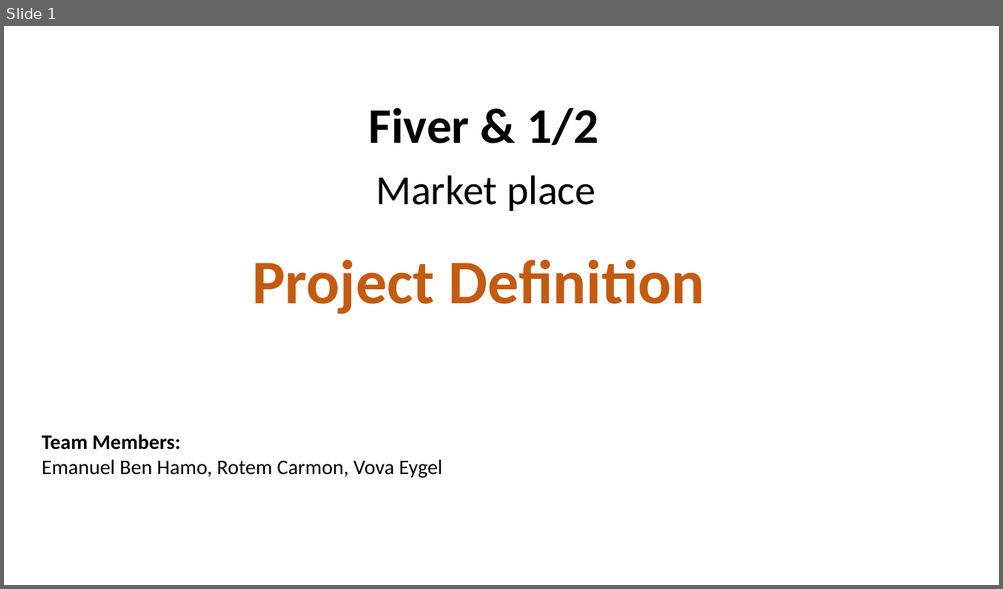
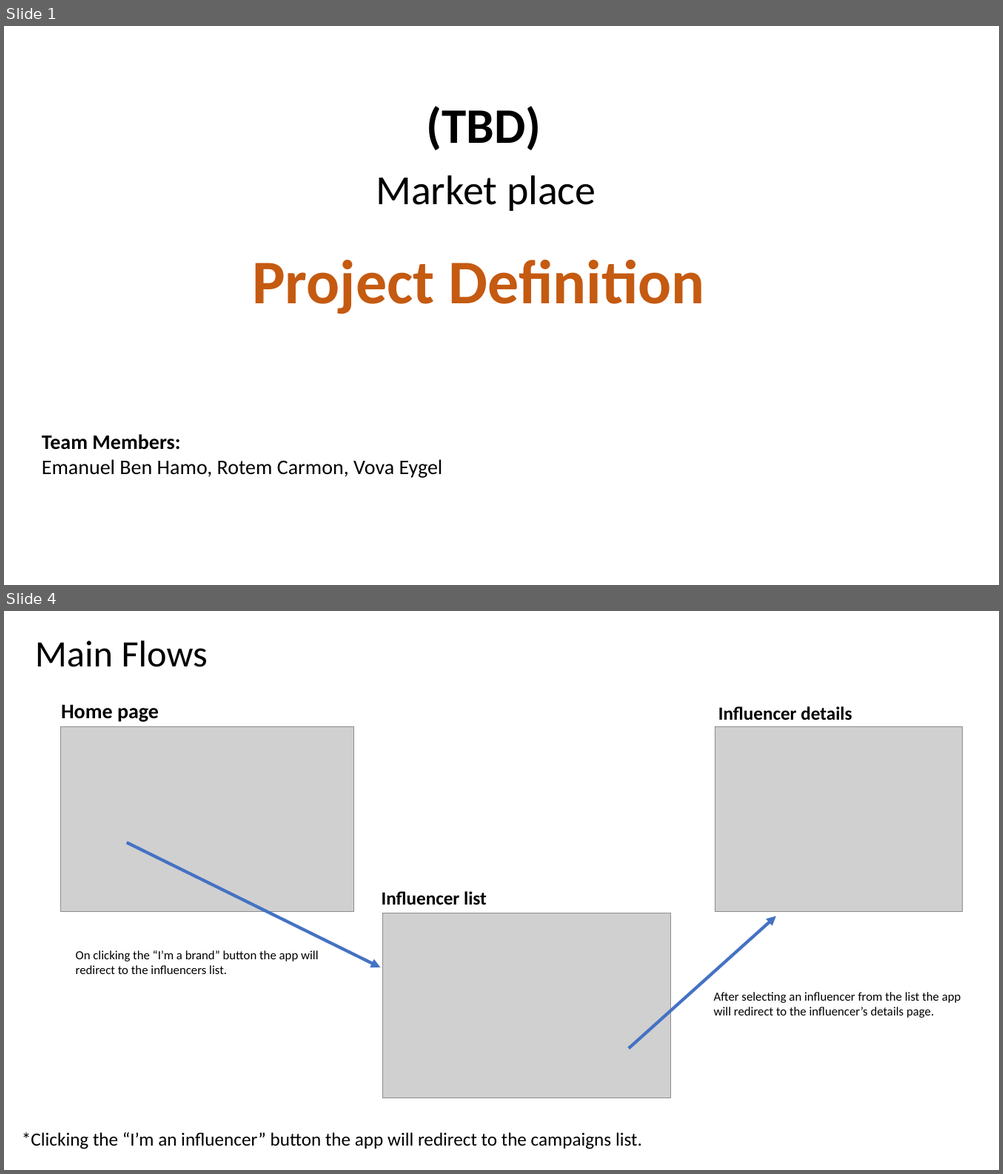
Before and after one commit to EmanuelBenHamo/Fiver-Final-Sprint, a slide deck: Product Definition Document Sample - Vybing - v1.5.pptx. Shown one above the other, each under a label of ours: slide 1 before the commit, slides 1 and 4 after it; the slides between them are not shown. The pictures are 1003x589 and 1003x1174 pixels, drawn with LibreOffice and Linux fonts; fonts in the diff are those of the drawing; grey boxes stand for pictures. Boxes give left, top, right and bottom in pixels: in the first picture for what was removed or moved away, otherwise in the second. Text is boxed around its words. In the diff, an @@ line names an element or a change of style, - is before the commit and + after.

Commit message:
changed project to influencers marketplace.

```diff
--- a/Product Definition Document Sample - Vybing - v1.5.pptx
+++ b/Product Definition Document Sample - Vybing - v1.5.pptx
@@ slide 4 added at box(4, 611, 999, 1170), background #FFFFFF @@
@@ text added at box(35, 641, 208, 667), 36 pt, text #000000 @@
+Main Flows
@@ text added at box(61, 704, 159, 722), 20 pt, text #000000, bold @@
+Home page
@@ text added at box(718, 706, 851, 721), 18 pt, text #000000, bold @@
+Influencer details
@@ picture added at box(61, 726, 354, 911) @@
@@ picture added at box(715, 726, 963, 911) @@
@@ arrow added from (126, 843) to (380, 968), #4472C4 3 pt @@
@@ text added at box(381, 891, 486, 906), 18 pt, text #000000, bold @@
+Influencer list
@@ picture added at box(382, 913, 670, 1098) @@
@@ arrow added from (629, 1049) to (777, 916), #4472C4 3 pt @@
@@ text added at box(76, 951, 318, 974), 12 pt, text #000000 @@
+On clicking the “I’m a brand” button the app will redirect to the influencers list.
@@ text added at box(714, 992, 961, 1018), 12 pt, text #000000 @@
+After selecting an influencer from the list the app will redirect to the influencer’s details page.
@@ text added at box(22, 1133, 642, 1150), 18 pt, text #000000 @@
+*Clicking the “I’m an influencer” button the app will redirect to the campaigns list.
@@ slide 1 changed as well @@
@@ text at box(427, 106, 541, 150): text changed @@
-Fiver & 1/2
+(TBD)
```
Also in this commit, not shown: 2 other slides changed, 16 other slides added, 8 slides removed.
